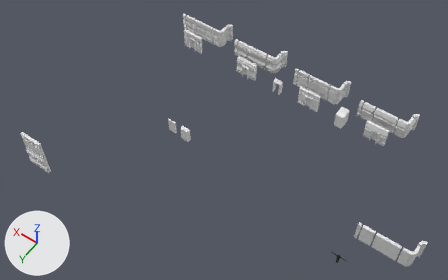
The FBX model MB_GenSet1_001.fbx, before and after one commit.
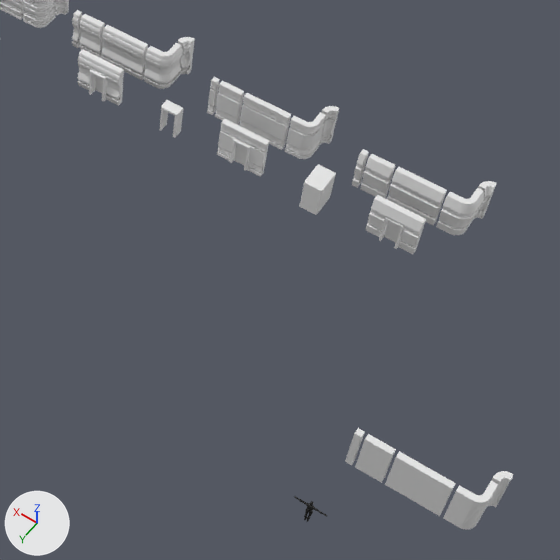
Each version appears first whole from a 50 mm camera at (-9.0, 40.1, 67.8) aimed at (20.2, -0.8, 3.5), and next in a close-up on the part from 45% to 100% of the width and 12% to 100% of the height. The lights are fixed; the arrows at lower left show +X, +Y and +Z. Where no turn or scale is listed for an object, it has been applied to the vertices.
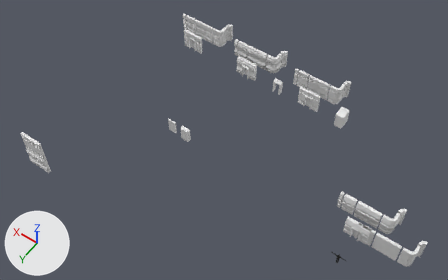
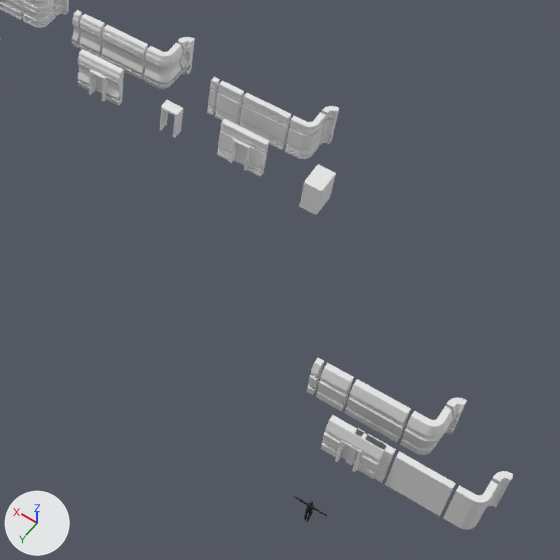
Where the newer file only moved an object's origin or applied its transform, the numbers keep the older frame.

Where the change shows, as pixel boxes [x1, y1, x2, y2] in the close-ups (560 x 560 px):
'Plane.022', moved: before [387, 166, 447, 225]; after [345, 379, 411, 442]
'Plane.026', moved: before [366, 195, 426, 254]; after [320, 415, 387, 479]
'Plane.023', moved: before [436, 188, 484, 235]; after [400, 406, 452, 455]
'Plane.021', moved: before [360, 154, 395, 198]; after [316, 363, 354, 411]
'Plane.019', moved: before [473, 181, 497, 220]; after [445, 398, 467, 434]
'Plane.020', moved: before [352, 149, 369, 188]; after [306, 358, 324, 395]
'Cube.008', moved: before [379, 216, 405, 249]; after [335, 439, 363, 472]

What changed in the scene script:
```text
Change ob_plane_019:
    ob_plane_019.location: (1.59, -19.44, 0.0) -> (-3.53, -4.48, 0.0)
Change ob_plane_021:
    ob_plane_021.location: (8.39, -17.64, 0.0) -> (3.27, -2.68, 0.0)
Change ob_plane_023:
    ob_plane_023.location: (3.19, -17.64, 0.0) -> (-1.93, -2.68, 0.0)
Change ob_cube_008:
    ob_cube_008.location: (5.62, -14.8, 0.0) -> (0.5, 0.16, 0.0)
Change ob_plane_022:
    ob_plane_022.location: (6.59, -17.64, 0.0) -> (1.47, -2.68, 0.0)
Change ob_plane_020:
    ob_plane_020.location: (8.99, -17.64, 0.0) -> (3.87, -2.68, 0.0)
Change ob_plane_026:
    ob_plane_026.location: (6.59, -14.9, 0.0) -> (1.47, 0.06, 0.0)
```
